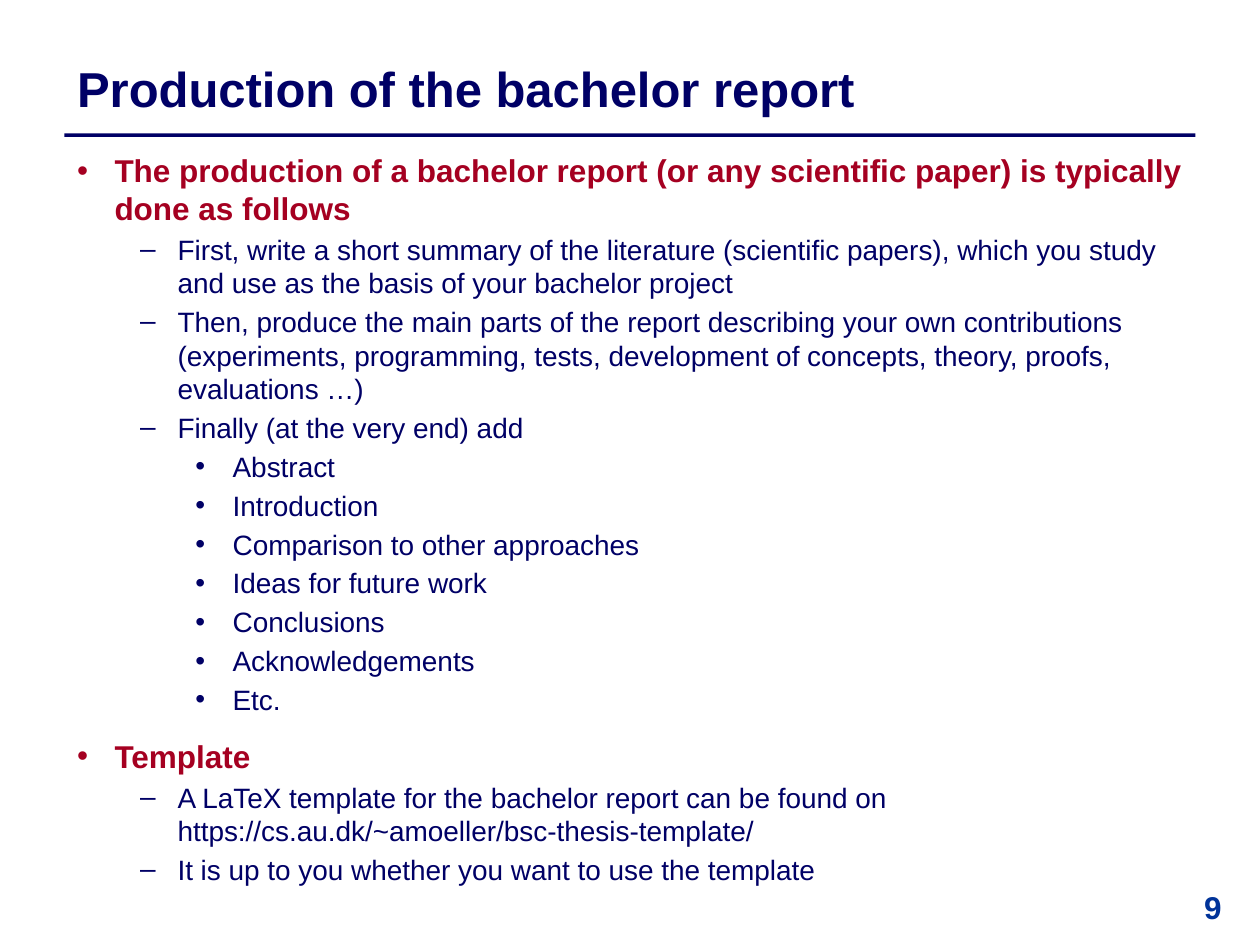
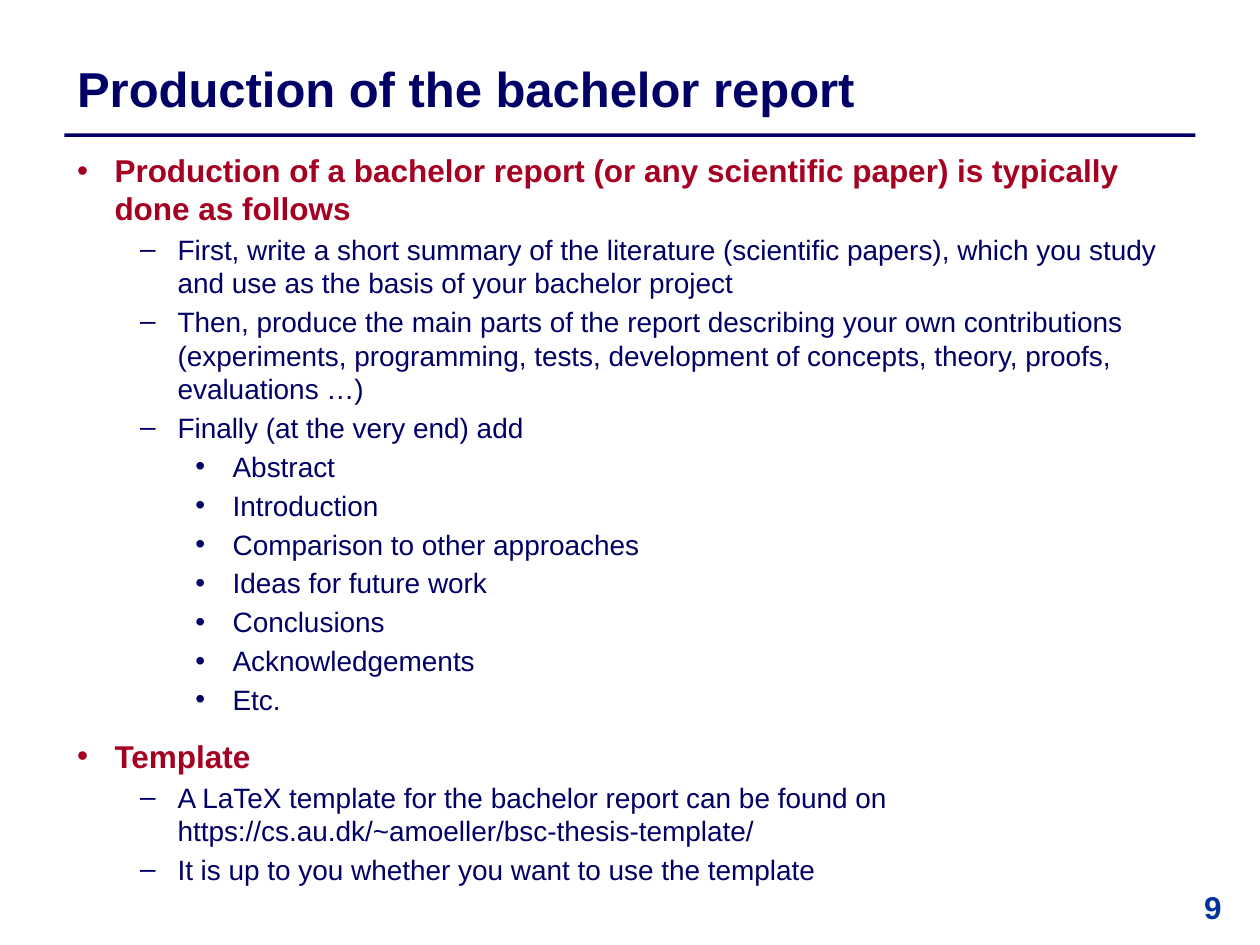
Before and after one commit to IntProgAU/Materiale, a slide deck: slide 9 of web/b25/1 Bachelor Contract .pptx. Drawn at 1260x945 pixels with LibreOffice and Linux fonts; fonts in the diff are those of the drawing. Boxes give left, top, right and bottom in pixels: in the first picture for what was removed or moved away, otherwise in the second. Text is boxed around its words. In the diff, an @@ line names an element or a change of style, - is before the commit and + after.

```diff
--- a/web/b25/1 Bachelor Contract .pptx
+++ b/web/b25/1 Bachelor Contract .pptx
@@ text at (115, 159, 1118, 221): text changed @@
-  • The production of a bachelor report (or any scientific paper) is typically done as follows
+  • Production of a bachelor report (or any scientific paper) is typically done as follows
```
Also in this commit, not shown: 3 other slides changed, 1 other file.
